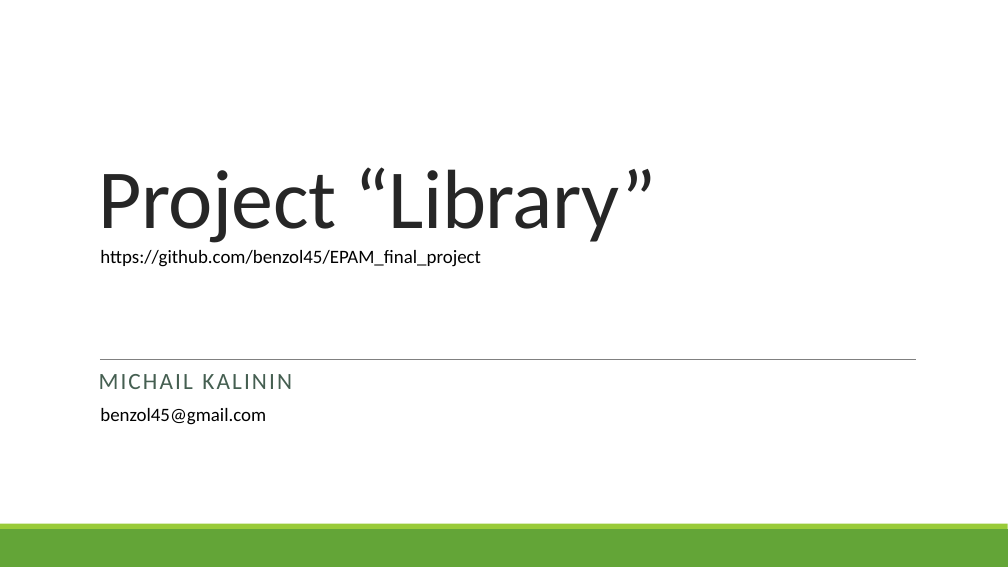
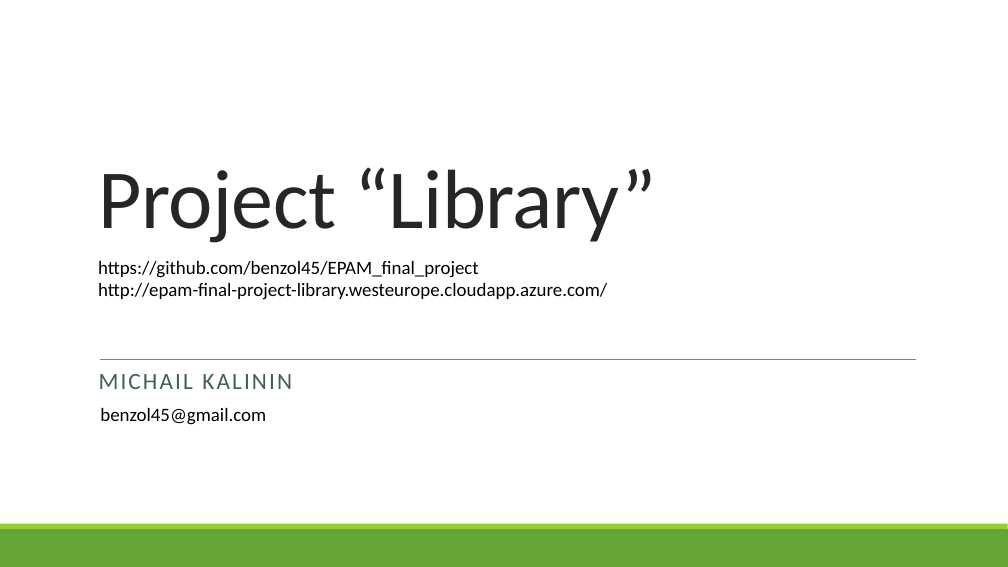
Before and after one commit to benzol45/EPAM_final_project, a slide deck: slide 1 of Library.pptx. Drawn at 1008x567 pixels with LibreOffice and Linux fonts; fonts in the diff are those of the drawing. Boxes give left, top, right and bottom in pixels: in the first picture for what was removed or moved away, otherwise in the second. Text is boxed around its words. In the diff, an @@ line names an element or a change of style, - is before the commit and + after.

Commit message:
add business functionality to Library.pptx

```diff
--- a/Library.pptx
+++ b/Library.pptx
@@ text "https://github.com/benzol45/EPAM_final_project": place and size @@
-text "https://github.com/benzol45/EPAM_final_project" at [100, 250, 481, 267]
+text "https://github.com/benzol45/EPAM_final_project" at [98, 261, 479, 278]
@@ text added at [98, 283, 607, 300], 18 pt, text #000000 @@
+http://epam-final-project-library.westeurope.cloudapp.azure.com/
```
Also in this commit, not shown: 1 slide added, 1 other file.
